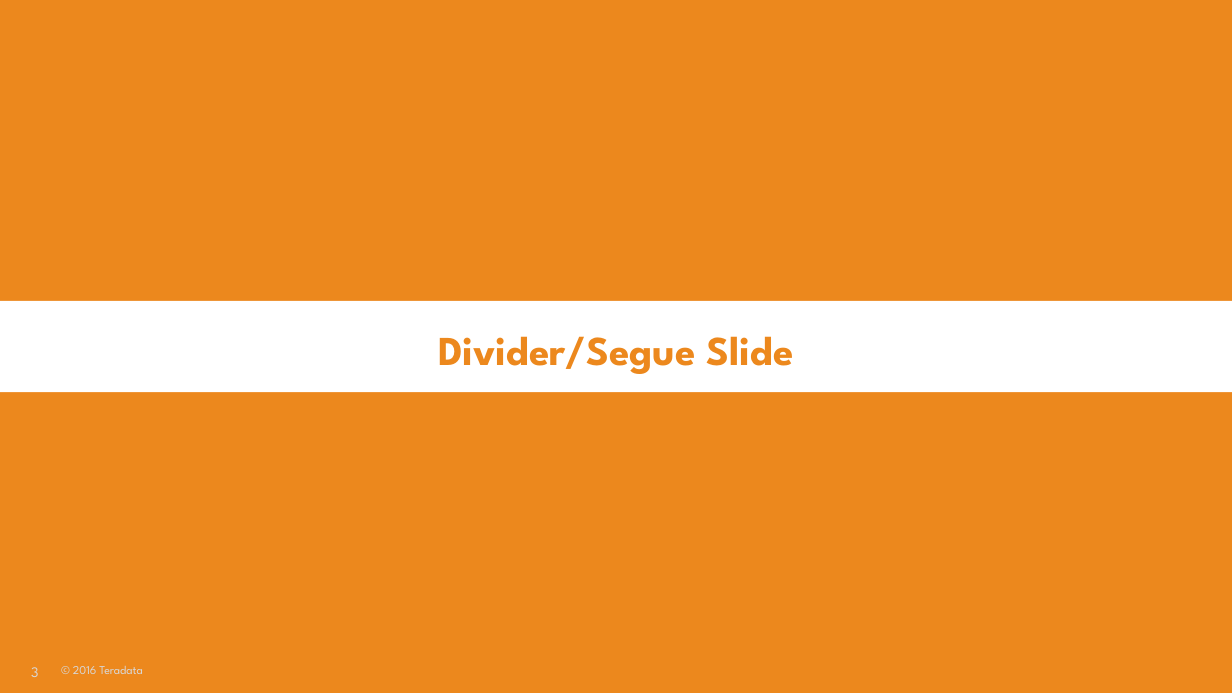
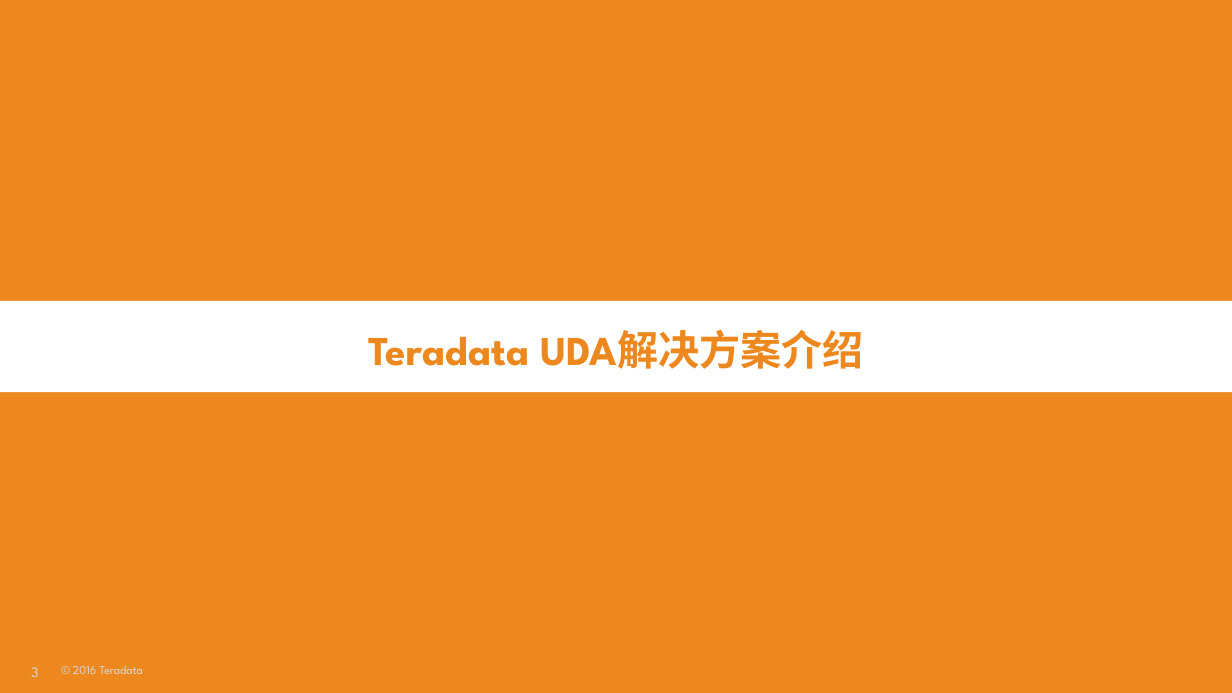
Before and after one commit to yaoran2000/MyTeradata, a slide deck: slide 3 of slides/Teradata UDA Solutions.pptx. Drawn at 1232x693 pixels with LibreOffice and Linux fonts; fonts in the diff are those of the drawing. Boxes give left, top, right and bottom in pixels: in the first picture for what was removed or moved away, otherwise in the second. Text is boxed around its words. In the diff, an @@ line names an element or a change of style, - is before the commit and + after.

```diff
--- a/slides/Teradata UDA Solutions.pptx
+++ b/slides/Teradata UDA Solutions.pptx
@@ text at (x1=368, y1=329, x2=864, y2=369): text changed @@
-Divider/Segue Slide
+Teradata UDA解决方案介绍
```
Also in this commit, not shown: 1 other slide changed, 2 slides added, 1 other file.
